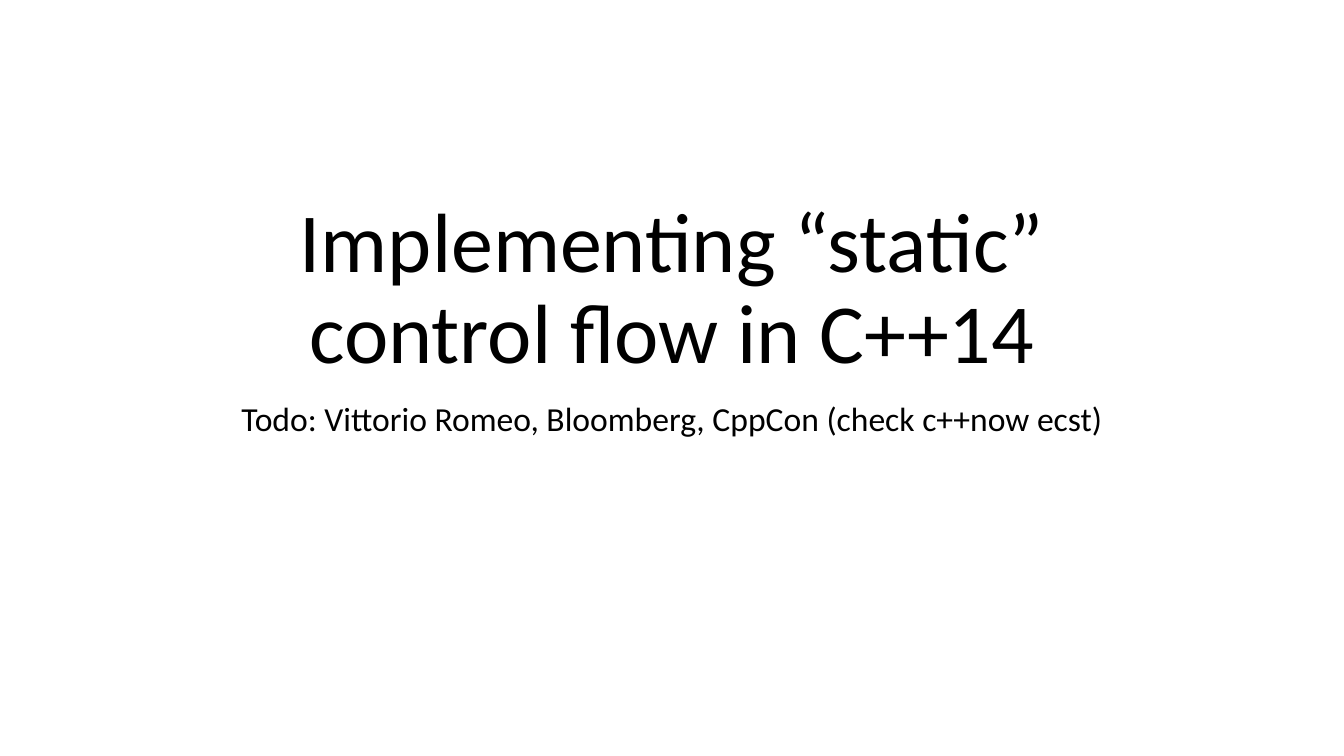
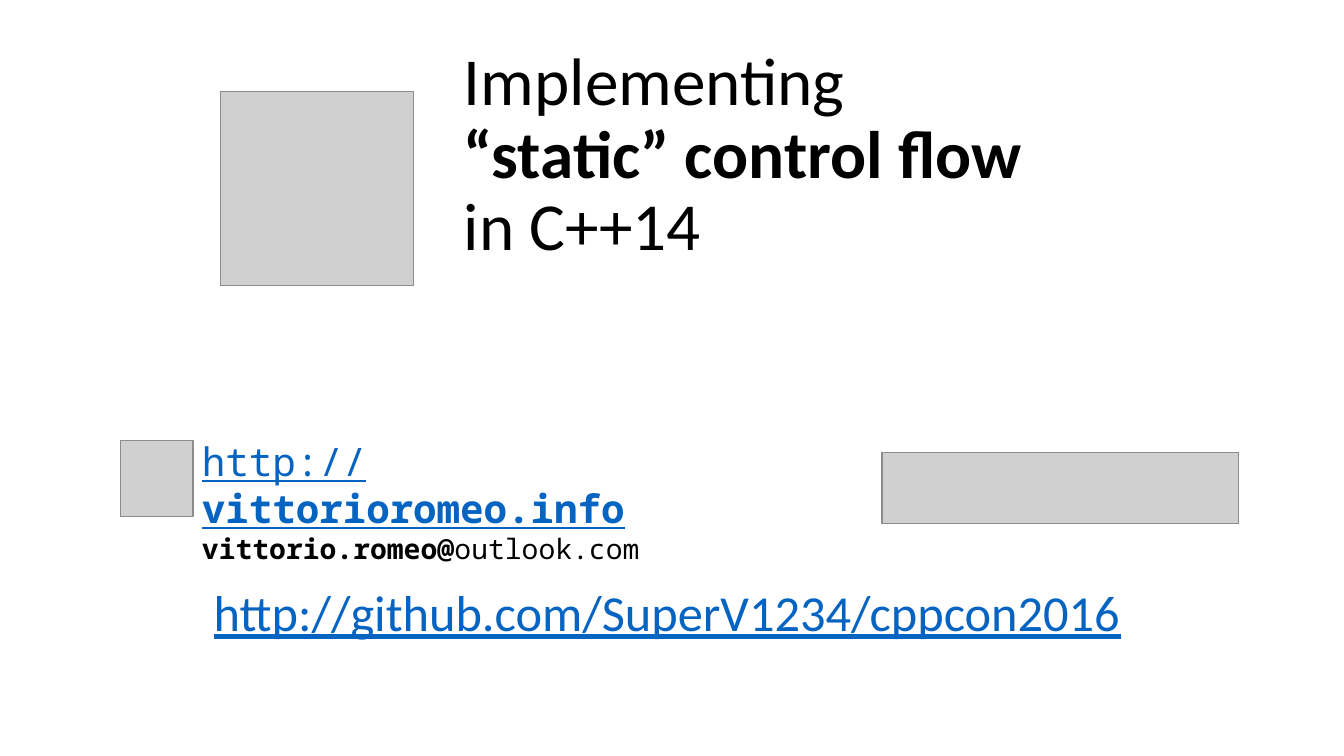
Before and after one commit to vittorioromeo/cppcon2016, a slide deck: slide 1 of static_control_flow/slides.pptx. Drawn at 1344x756 pixels with LibreOffice and Linux fonts; fonts in the diff are those of the drawing; grey boxes stand for pictures. Boxes give left, top, right and bottom in pixels: in the first picture for what was removed or moved away, otherwise in the second. Text is boxed around its words. In the diff, an @@ line names an element or a change of style, - is before the commit and + after.

```diff
--- a/static_control_flow/slides.pptx
+++ b/static_control_flow/slides.pptx
@@ title "Implementing “static” control flow in ..." moved from (x1=300, y1=211, x2=1044, y2=364) to (x1=464, y1=58, x2=1021, y2=251) @@
@@ title "Implementing “static” control flow in ..." at (x1=464, y1=58, x2=1021, y2=251): size 60 to 48 pt; bold on in "“static” control flow"; alignment centre to left @@
@@ picture added at (x1=221, y1=92, x2=414, y2=285) @@
@@ subtitle removed at (x1=241, y1=406, x2=1102, y2=437) @@
-Todo: Vittorio Romeo, Bloomberg, CppCon (check c++now ecst)
@@ picture added at (x1=120, y1=441, x2=193, y2=516) @@
@@ text added at (x1=202, y1=446, x2=639, y2=562), 20 pt, text #000000, bold @@
+http://vittorioromeo.info
+vittorio.romeo@outlook.com
@@ picture added at (x1=882, y1=453, x2=1238, y2=524) @@
@@ text added at (x1=214, y1=596, x2=1120, y2=640), 36 pt, text #0563C1, underline @@
+http://github.com/SuperV1234/cppcon2016
```
Also in this commit, not shown: 3 slides added, 1 other file.
